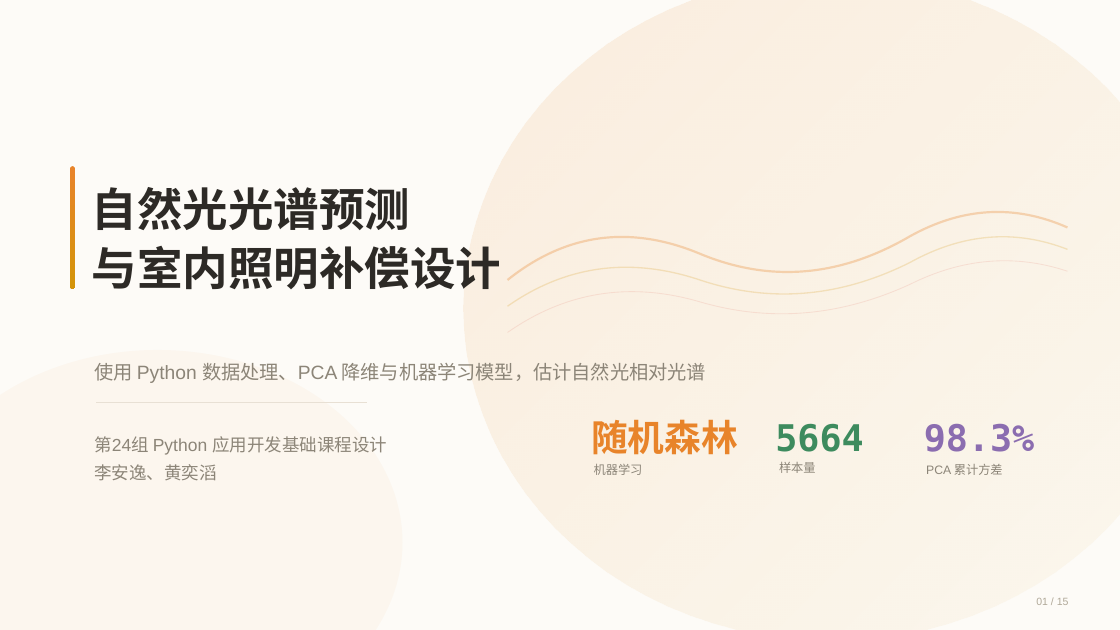
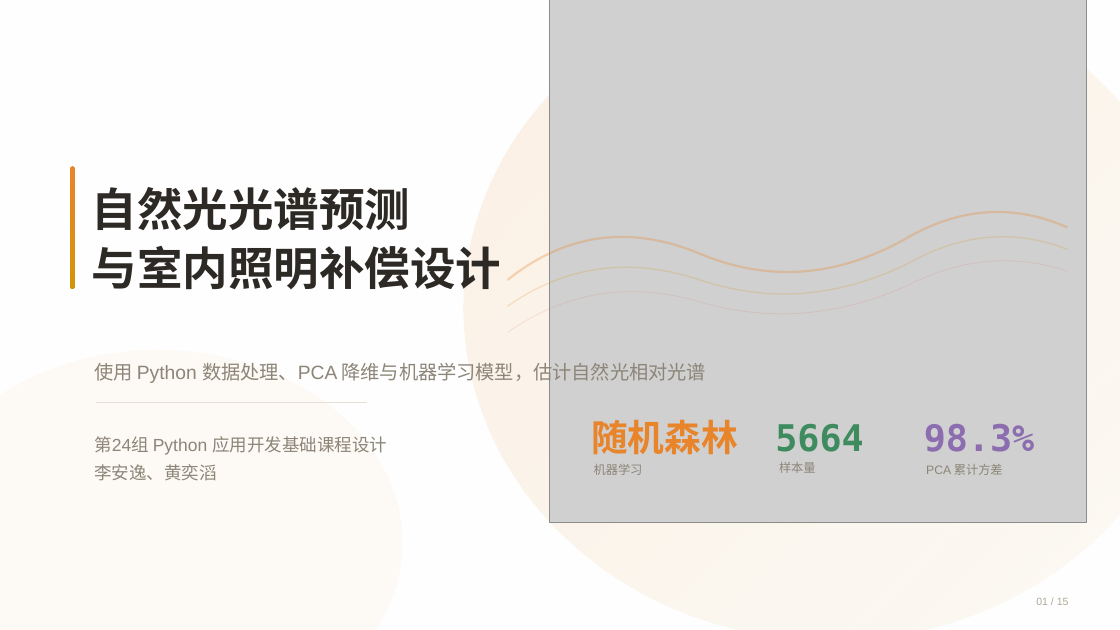
Before and after one commit to kmgcc/Pythian, a slide deck: slide 1 of python 课设_答辩 PPT/python_course_defense_20260615_171117.pptx. Drawn at 1120x630 pixels with LibreOffice and Linux fonts; fonts in the diff are those of the drawing; grey boxes stand for pictures. Boxes give left, top, right and bottom in pixels: in the first picture for what was removed or moved away, otherwise in the second. Text is boxed around its words. In the diff, an @@ line names an element or a change of style, - is before the commit and + after.

```diff
--- a/python 课设_答辩 PPT/python_course_defense_20260615_171117.pptx
+++ b/python 课设_答辩 PPT/python_course_defense_20260615_171117.pptx
@@ rectangle at (x1=0, y1=0, x2=1120, y2=630): fill #FDFBF7 to #FDFBF7 at 7% opacity @@
@@ picture added at (x1=550, y1=0, x2=1087, y2=523) @@
```
Also in this commit, not shown: 8 other slides changed, 4 other files.
